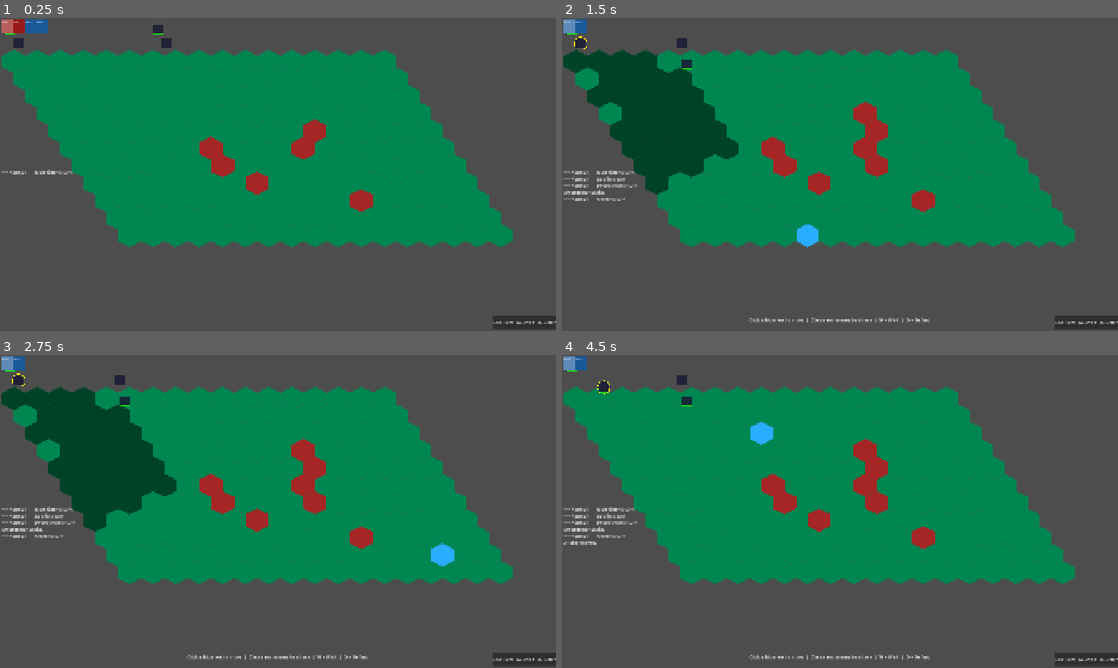
Above: before the commit, frames 1-4 (two rows, left to right).
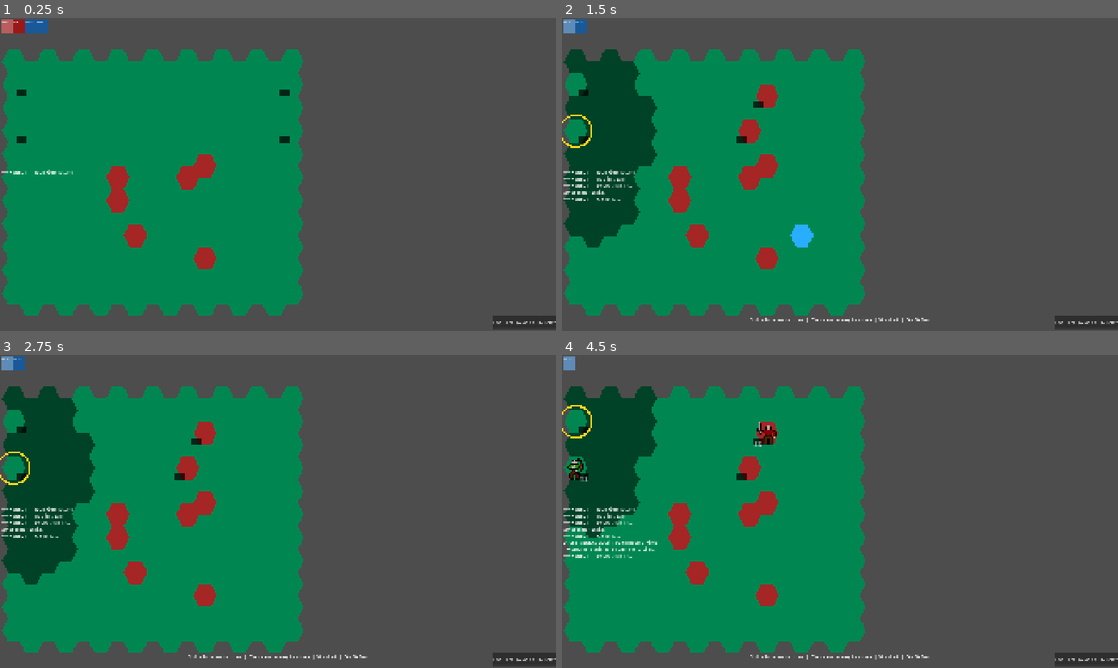
Above: after the commit, the same moments.

Repository: Grayger26/hexagon
Game: Godot game, scene res://scenes/combat/CombatScene.tscn
Two runs of this game, one before a commit and one after it. Both use one fixed random seed, a clock stepped at 60 frames per second and the inputs below. This scene is started directly instead of the project's main scene.
Inputs (mouse positions are in pixels of both pictures, inside the frame that each line leads up to):
- Up to frame 1 (0.25 s): no input
- Up to frame 2 (1.5 s): click "End Turn (W=Wait D=Defend)" at 0.5 s; tap A at 1.25 s; move the mouse to (812, 237) at 1.27 s; hold W from 1.28 s (still down); click (812, 237) at 1.42 s
- Up to frame 3 (2.75 s): keep holding W; tap A at 2 s; move the mouse to (444, 558) at 2.02 s; click (444, 558) at 2.17 s
- Up to frame 4 (4.5 s): tap A at 2.75, 3.5, 4.25 s; move the mouse to (673, 464) at 2.77 s; release W at 2.78 s; click (673, 464) at 2.92 s; move the mouse to (867, 511) at 3.52 s; click (867, 511) at 3.67 s; move the mouse to (756, 433) at 4.27 s; click (756, 433) at 4.42 s

The runs differ from the first frame. In frame 1, 37% of the frame differs, in the area x 0-99%, y 1-98%; in frame 2, 43%; in frame 3, 42%; in frame 4, 41%.

Commit message:
fixed tilemap layout

Diff:
--- a/project.godot
+++ b/project.godot
@@ -37,4 +37,5 @@
 
 [rendering]
 
+textures/canvas_textures/default_texture_filter=0
 rendering_device/driver.windows="d3d12"
--- a/scenes/combat/CombatScene.tscn
+++ b/scenes/combat/CombatScene.tscn
@@ -11,7 +11,8 @@
 scale = Vector2(2.5, 2.5)
 script = ExtResource("2")
 
-[node name="UnitLayer" type="Node2D" parent="." unique_id=1950393296]
+[node name="UnitLayer" type="Node2D" parent="CombatTileMap" unique_id=1950393296]
+z_index = 5
 
 [node name="UILayer" type="CanvasLayer" parent="." unique_id=1720849340]
 
--- a/scripts/combat/CombatScene.gd
+++ b/scripts/combat/CombatScene.gd
@@ -19,7 +19,7 @@
 #  CHILD NODE PATHS  (set in the .tscn)
 # ─────────────────────────────────────────────
 @onready var tilemap:       CombatTileMap  = $CombatTileMap
-@onready var unit_layer:    Node2D         = $UnitLayer
+@onready var unit_layer:    Node2D         = $CombatTileMap/UnitLayer
 @onready var ui_layer:      CanvasLayer    = $UILayer
 @onready var turn_bar:      HBoxContainer  = $UILayer/TurnOrderBar
 @onready var combat_log:    RichTextLabel  = $UILayer/CombatLog
--- a/scripts/combat/CombatTileMap.gd
+++ b/scripts/combat/CombatTileMap.gd
@@ -144,8 +144,8 @@
 func _build_tileset() -> TileSet:
 	var ts := TileSet.new()
 	ts.tile_shape       = TileSet.TILE_SHAPE_HEXAGON
-	ts.tile_layout      = TileSet.TILE_LAYOUT_STAIRS_RIGHT
-	ts.tile_offset_axis = TileSet.TILE_OFFSET_AXIS_HORIZONTAL   ## flat-top
+	ts.tile_layout      = TileSet.TILE_LAYOUT_STACKED
+	ts.tile_offset_axis = TileSet.TILE_OFFSET_AXIS_VERTICAL   ## pointy-top
 	ts.tile_size        = Vector2i(TILE_SIZE, TILE_SIZE)
 
 	var source := TileSetAtlasSource.new()
--- a/scripts/combat/HexGrid.gd
+++ b/scripts/combat/HexGrid.gd
@@ -1,15 +1,17 @@
 ## HexGrid.gd
-## Pure math library for a flat-top hex grid using cube coordinates (q, r, s).
-## q + r + s == 0 always.
-##
-## Flat-top = flat edge at top and bottom, pointy corners left and right.
-##
-## Tile pixel dimensions match the 32×32 PNG atlas tiles.
-## IMPORTANT: pixel↔hex conversion here is only used for mouse input.
-## All unit/tile positioning uses TileMapLayer.map_to_local() instead,
-## which guarantees it always matches Godot's internal tile spacing.
-##
-## Grid: 17 columns × 11 rows. Attacker left (low q), defender right (high q).
+## Cube coordinate hex grid — POINTY-TOP orientation.
+##
+## Pointy-top = pointy corners at top and bottom, flat edges on left/right sides.
+## This matches the 32×32 PNG tiles in assets/tilemaps/hex_tiles.png.
+##
+## Offset layout used: ODD-R (odd rows shift right by half a tile).
+## Matches Godot TileSet: TILE_LAYOUT_STAIRS_RIGHT + TILE_OFFSET_AXIS_VERTICAL.
+##
+## Cube coords: q + r + s = 0 always.
+## q increases right, r increases down, s = -q-r.
+##
+## Grid: 17 columns × 11 rows.
+## Attacker deploys left (low q), defender deploys right (high q).
 class_name HexGrid
 extends RefCounted
 
@@ -18,51 +20,49 @@
 const COLS: int = 17
 const ROWS: int = 11
 
-## Pixel dimensions of one tile in the atlas PNG.
+## Pixel size of one tile in the atlas PNG.
 const TILE_W: int = 32
 const TILE_H: int = 32
 
-## Flat-top hex spacing used by Godot's TileMapLayer (TILE_LAYOUT_STAIRS_RIGHT):
-##   horizontal step = TILE_W * 0.75  (columns overlap by 25%)
-##   vertical step   = TILE_H         (rows don't overlap)
-##   odd-column offset = TILE_H / 2   (every other column is staggered down)
-const HEX_COL_STEP:    float = TILE_W * 0.75          # = 24
-const HEX_ROW_STEP:    float = float(TILE_H)           # = 32
-const HEX_STAGGER:     float = float(TILE_H) * 0.5    # = 16
-
-## Legacy aliases kept so other scripts that reference HEX_W / HEX_H still compile.
-const HEX_W: float = float(TILE_W)
-const HEX_H: float = float(TILE_H)
-const HEX_SIZE: float = float(TILE_W) * 0.5   # half-width = "radius" in Godot terms
-
-
-# ── COORDINATE CONVERSION ─────────────────────────────────────────────────────
-
-## Offset (col, row) — "even-q" / STAIRS_RIGHT layout — → cube coords.
+## Pointy-top hex spacing for Godot STAIRS_RIGHT + VERTICAL axis:
+##   columns advance by full tile width (no horizontal overlap)
+##   rows    advance by tile_height × 0.75 (rows overlap by 25%)
+##   odd rows shift right by tile_width / 2
+const HEX_COL_STEP: float = float(TILE_W)          ## 32  — horizontal step per column
+const HEX_ROW_STEP: float = float(TILE_H) * 0.75   ## 24  — vertical step per row
+const HEX_STAGGER:  float = float(TILE_W) * 0.5    ## 16  — odd-row rightward offset
+
+## Legacy aliases kept so callers compile without changes.
+const HEX_W:    float = float(TILE_W)
+const HEX_H:    float = float(TILE_H)
+const HEX_SIZE: float = float(TILE_W) * 0.5
+
+
+# ── COORDINATE CONVERSION  (odd-r offset) ────────────────────────────────────
+
+## Offset (col, row) → cube. Odd-r: odd rows shift right.
 static func offset_to_cube(col: int, row: int) -> Vector3i:
-	var q: int = col
-	var r: int = row - (col - (col & 1)) / 2
+	var q: int = col - (row - (row & 1)) / 2
+	var r: int = row
 	return Vector3i(q, r, -q - r)
 
 
-## Cube coords → offset (col, row) for TileMapLayer cell addressing.
+## Cube → offset (col, row).
 static func cube_to_offset(cube: Vector3i) -> Vector2i:
-	var col: int = cube.x
-	var row: int = cube.y + (cube.x - (cube.x & 1)) / 2
+	var col: int = cube.x + (cube.y - (cube.y & 1)) / 2
+	var row: int = cube.y
 	return Vector2i(col, row)
 
 
-## Pixel position (local to TileMapLayer) → nearest cube hex.
-## Matches Godot's STAIRS_RIGHT / flat-top spacing exactly.
+## Local pixel position → nearest cube hex.
+## Reverses Godot's map_to_local for STAIRS_RIGHT + VERTICAL pointy-top.
 static func pixel_to_hex(pos: Vector2) -> Vector3i:
-	# Reverse of Godot's map_to_local for STAIRS_RIGHT flat-top:
-	# col ≈ pos.x / HEX_COL_STEP  (then snap to nearest)
-	# row depends on whether col is even or odd
-	var col_f: float = pos.x / HEX_COL_STEP
-	var col: int     = roundi(col_f)
-	var stagger: float = HEX_STAGGER if (col & 1) == 1 else 0.0
-	var row: int = roundi((pos.y - stagger) / HEX_ROW_STEP)
-	# Clamp to grid bounds before converting
+	## Estimate row first (rows advance by HEX_ROW_STEP = 24px).
+	var row_f: float = pos.y / HEX_ROW_STEP
+	var row: int     = roundi(row_f)
+	## Odd rows are offset right by HEX_STAGGER = 16px.
+	var stagger: float = HEX_STAGGER if (row & 1) == 1 else 0.0
+	var col: int = roundi((pos.x - stagger) / HEX_COL_STEP)
 	col = clampi(col, 0, COLS - 1)
 	row = clampi(row, 0, ROWS - 1)
 	return offset_to_cube(col, row)
@@ -74,13 +74,14 @@
 	return (abs(a.x - b.x) + abs(a.y - b.y) + abs(a.z - b.z)) / 2
 
 
+## The 6 cube-coordinate directions (same for all hex orientations).
 const DIRECTIONS: Array[Vector3i] = [
-	Vector3i( 1, -1,  0),   # E
-	Vector3i( 1,  0, -1),   # NE
-	Vector3i( 0,  1, -1),   # NW
-	Vector3i(-1,  1,  0),   # W
-	Vector3i(-1,  0,  1),   # SW
-	Vector3i( 0, -1,  1),   # SE
+	Vector3i( 1,  0, -1),   ## E
+	Vector3i( 1, -1,  0),   ## NE
+	Vector3i( 0, -1,  1),   ## NW
+	Vector3i(-1,  0,  1),   ## W
+	Vector3i(-1,  1,  0),   ## SW
+	Vector3i( 0,  1, -1),   ## SE
 ]
 
 static func get_neighbours(hex: Vector3i) -> Array[Vector3i]:
@@ -94,8 +95,7 @@
 	var result: Array[Vector3i] = []
 	for dq: int in range(-radius, radius + 1):
 		for dr: int in range(max(-radius, -dq - radius), min(radius, -dq + radius) + 1):
-			var ds: int = -dq - dr
-			var hex := Vector3i(origin.x + dq, origin.y + dr, origin.z + ds)
+			var hex := Vector3i(origin.x + dq, origin.y + dr, -origin.x - dq - origin.y - dr)
 			if hex != origin:
 				result.append(hex)
 	return result
@@ -112,23 +112,23 @@
 		start:      Vector3i,
 		move_range: int,
 		blocked:    Array[Vector3i]) -> Array[Vector3i]:
-	var visited: Dictionary      = {}
-	var frontier: Array          = [{"hex": start, "cost": 0}]
-	visited[start]               = 0
+	var visited: Dictionary       = {}
+	var frontier: Array           = [{"hex": start, "cost": 0}]
+	visited[start]                = 0
 	var reachable: Array[Vector3i] = []
 	while not frontier.is_empty():
 		var current: Dictionary = frontier.pop_front()
-		var hex:  Vector3i      = current["hex"]  as Vector3i
-		var cost: int           = current["cost"] as int
+		var hex:  Vector3i     = current["hex"]  as Vector3i
+		var cost: int          = current["cost"] as int
 		for nb: Vector3i in get_neighbours(hex):
 			if not is_in_bounds(nb): continue
 			if nb in blocked:        continue
 			if visited.has(nb):      continue
-			var new_cost: int = cost + 1
-			if new_cost <= move_range:
-				visited[nb] = new_cost
+			var nc: int = cost + 1
+			if nc <= move_range:
+				visited[nb] = nc
 				reachable.append(nb)
-				frontier.append({"hex": nb, "cost": new_cost})
+				frontier.append({"hex": nb, "cost": nc})
 	return reachable
 
 
@@ -138,25 +138,25 @@
 		blocked: Array[Vector3i]) -> Array[Vector3i]:
 	if start == goal:
 		return []
-	var open:   Array      = []
+	var open:   Array      = [{"hex": start, "g": 0,
+		"f": hex_distance(start, goal), "parent": null}]
 	var closed: Dictionary = {}
-	open.append({"hex": start, "g": 0, "f": hex_distance(start, goal), "parent": null})
 	while not open.is_empty():
-		var best_idx: int = 0
+		var bi: int = 0
 		for i: int in range(1, open.size()):
-			if (open[i] as Dictionary)["f"] as int < (open[best_idx] as Dictionary)["f"] as int:
-				best_idx = i
-		var current: Dictionary = open[best_idx] as Dictionary
-		open.remove_at(best_idx)
-		var hex: Vector3i = current["hex"] as Vector3i
+			if (open[i] as Dictionary)["f"] as int < (open[bi] as Dictionary)["f"] as int:
+				bi = i
+		var cur: Dictionary = open[bi] as Dictionary
+		open.remove_at(bi)
+		var hex: Vector3i = cur["hex"] as Vector3i
 		if hex == goal:
-			return _reconstruct_path(current)
-		closed[hex] = current
+			return _reconstruct_path(cur)
+		closed[hex] = cur
 		for nb: Vector3i in get_neighbours(hex):
 			if not is_in_bounds(nb): continue
 			if nb in blocked:        continue
 			if closed.has(nb):       continue
-			var g: int = (current["g"] as int) + 1
+			var g: int = (cur["g"] as int) + 1
 			var f: int = g + hex_distance(nb, goal)
 			var skip: bool = false
 			for ex: Variant in open:
@@ -164,7 +164,7 @@
 				if ed["hex"] as Vector3i == nb and (ed["g"] as int) <= g:
 					skip = true; break
 			if not skip:
-				open.append({"hex": nb, "g": g, "f": f, "parent": current})
+				open.append({"hex": nb, "g": g, "f": f, "parent": cur})
 	return []
 
 
@@ -175,22 +175,22 @@
 	var n: int = hex_distance(from_hex, to_hex)
 	if n == 0: return true
 	for i: int in range(1, n):
-		var t: float      = float(i) / float(n)
-		var sampled: Vector3i = _cube_round(
+		var t: float = float(i) / float(n)
+		var s: Vector3i = _cube_round(
 			lerp(float(from_hex.x), float(to_hex.x), t),
 			lerp(float(from_hex.y), float(to_hex.y), t))
-		if sampled in blocked: return false
+		if s in blocked: return false
 	return true
 
 
 static func _cube_round(q_f: float, r_f: float) -> Vector3i:
-	var s_f: float  = -q_f - r_f
-	var q: int      = roundi(q_f)
-	var r: int      = roundi(r_f)
-	var s: int      = roundi(s_f)
-	if absf(float(q) - q_f) > absf(float(r) - r_f) and absf(float(q) - q_f) > absf(float(s) - s_f):
+	var s_f: float = -q_f - r_f
+	var q: int = roundi(q_f)
+	var r: int = roundi(r_f)
+	var s: int = roundi(s_f)
+	if absf(float(q)-q_f) > absf(float(r)-r_f) and absf(float(q)-q_f) > absf(float(s)-s_f):
 		q = -r - s
-	elif absf(float(r) - r_f) > absf(float(s) - s_f):
+	elif absf(float(r)-r_f) > absf(float(s)-s_f):
 		r = -q - s
 	else:
 		s = -q - r
@@ -199,10 +199,10 @@
 
 static func _reconstruct_path(node: Dictionary) -> Array[Vector3i]:
 	var path: Array[Vector3i] = []
-	var current: Variant = node
-	while current != null:
-		var d: Dictionary = current as Dictionary
+	var cur: Variant = node
+	while cur != null:
+		var d: Dictionary = cur as Dictionary
 		if d["parent"] != null:
 			path.push_front(d["hex"] as Vector3i)
-		current = d["parent"]
+		cur = d["parent"]
 	return path
--- a/scripts/combat/UnitStack.gd
+++ b/scripts/combat/UnitStack.gd
@@ -46,8 +46,6 @@
 # ─────────────────────────────────────────────
 var _sprite:     Sprite2D
 var _count_label: Label
-var _hp_bar:     ColorRect
-var _hp_bar_bg:  ColorRect
 var _selected_ring: Node2D   ## highlight drawn around this unit when selected
 
 
@@ -238,40 +236,27 @@
 # ─────────────────────────────────────────────
 
 func _build_visuals() -> void:
-	# Background circle (faction colour coded)
-	var bg := ColorRect.new()
-	bg.size     = Vector2(36, 36)
-	bg.position = Vector2(-18, -18)
-	bg.color    = Color(0.1, 0.1, 0.2, 0.85)
-	add_child(bg)
-
-	# Unit sprite
+	# Sprite — fills the 32×32 tile exactly, no background box.
+	# Centred on the node origin (Sprite2D default is centred).
 	_sprite = Sprite2D.new()
 	_sprite.scale = Vector2(1.0, 1.0)
 	add_child(_sprite)
 
-	# HP bar background
-	_hp_bar_bg = ColorRect.new()
-	_hp_bar_bg.size     = Vector2(34, 4)
-	_hp_bar_bg.position = Vector2(-17, 14)
-	_hp_bar_bg.color    = Color(0.15, 0.0, 0.0)
-	add_child(_hp_bar_bg)
-
-	# HP bar fill
-	_hp_bar = ColorRect.new()
-	_hp_bar.size     = Vector2(34, 4)
-	_hp_bar.position = Vector2(-17, 14)
-	_hp_bar.color    = Color(0.1, 0.85, 0.1)
-	add_child(_hp_bar)
-
-	# Count label (bottom-right corner)
+	# Small count badge — dark pill at bottom-right, showing stack size.
+	# Sized in tile-local coords (tile = 32px), small enough not to obscure the sprite.
+	var badge_bg := ColorRect.new()
+	badge_bg.size     = Vector2(14, 10)
+	badge_bg.position = Vector2(4, 7)
+	badge_bg.color    = Color(0.0, 0.0, 0.0, 0.72)
+	add_child(badge_bg)
+
 	_count_label = Label.new()
-	_count_label.position    = Vector2(6, 6)
-	_count_label.add_theme_font_size_override("font_size", 11)
+	_count_label.position = Vector2(4, 5)
+	_count_label.size     = Vector2(14, 10)
+	_count_label.horizontal_alignment = HORIZONTAL_ALIGNMENT_CENTER
+	_count_label.vertical_alignment   = VERTICAL_ALIGNMENT_CENTER
+	_count_label.add_theme_font_size_override("font_size", 8)
 	_count_label.add_theme_color_override("font_color", Color.WHITE)
-	_count_label.add_theme_color_override("font_shadow_color", Color.BLACK)
-	_count_label.add_theme_constant_override("shadow_offset_x", 1)
-	_count_label.add_theme_constant_override("shadow_offset_y", 1)
 	add_child(_count_label)
 
 	# Selection ring
@@ -292,26 +277,14 @@
 func _refresh_visuals() -> void:
 	if not is_inside_tree():
 		return
-
-	# Sprite
 	if _sprite and unit_data:
 		_sprite.texture = unit_data.sprite_idle
-
-	# Tint dead stacks grey
 	if is_dead():
 		modulate = Color(0.4, 0.4, 0.4, 0.5)
 		return
 	modulate = Color.WHITE
-
-	# Stack count label
 	if _count_label:
 		_count_label.text = str(count)
-
-	# HP bar
-	if _hp_bar and unit_data and count > 0:
-		var ratio: float = float(total_hp()) / float(max_total_hp())
-		_hp_bar.size.x   = 34.0 * ratio
-		_hp_bar.color    = _hp_color(ratio)
 
 
 func _hp_color(ratio: float) -> Color:
Binary file changed: assets/tilemaps/hex_tiles.png
Not shown, changed: .DS_Store
Not shown, changed: assets/.DS_Store
Not shown, removed: hexagon docs/HoMM3_Clone_DesignDocument.md
Not shown, removed: hexagon docs/HoMM3_Research_GameMechanics.md
Not shown, changed: scripts/.DS_Store
